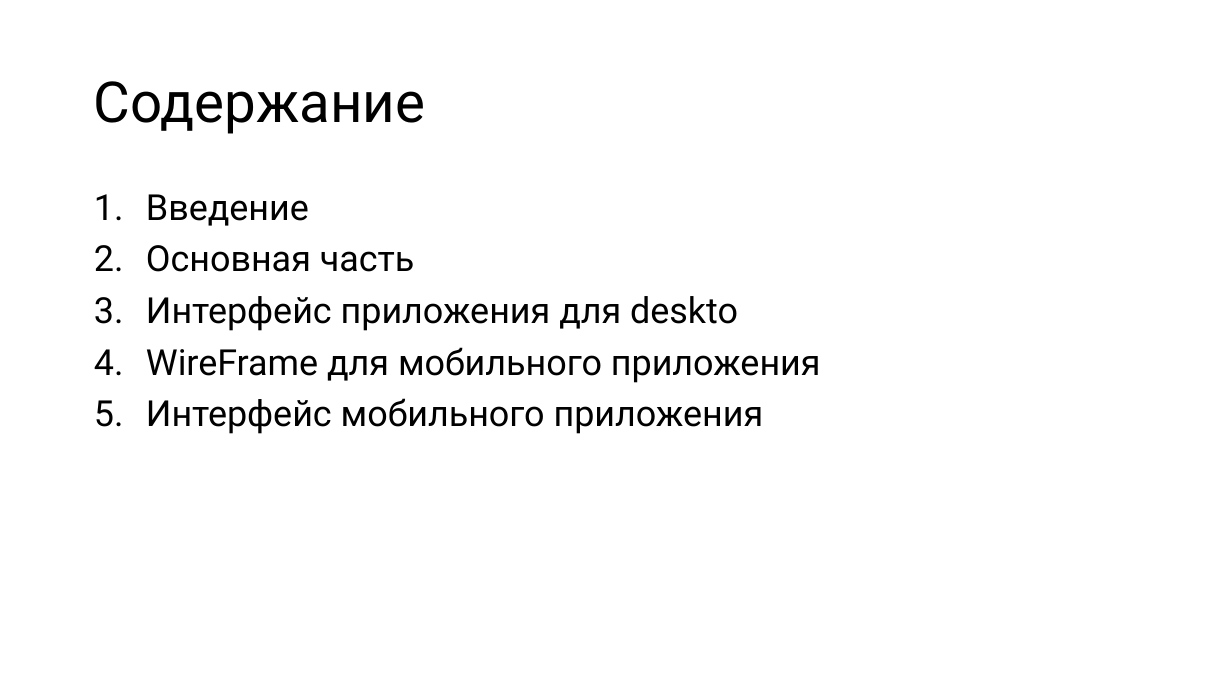
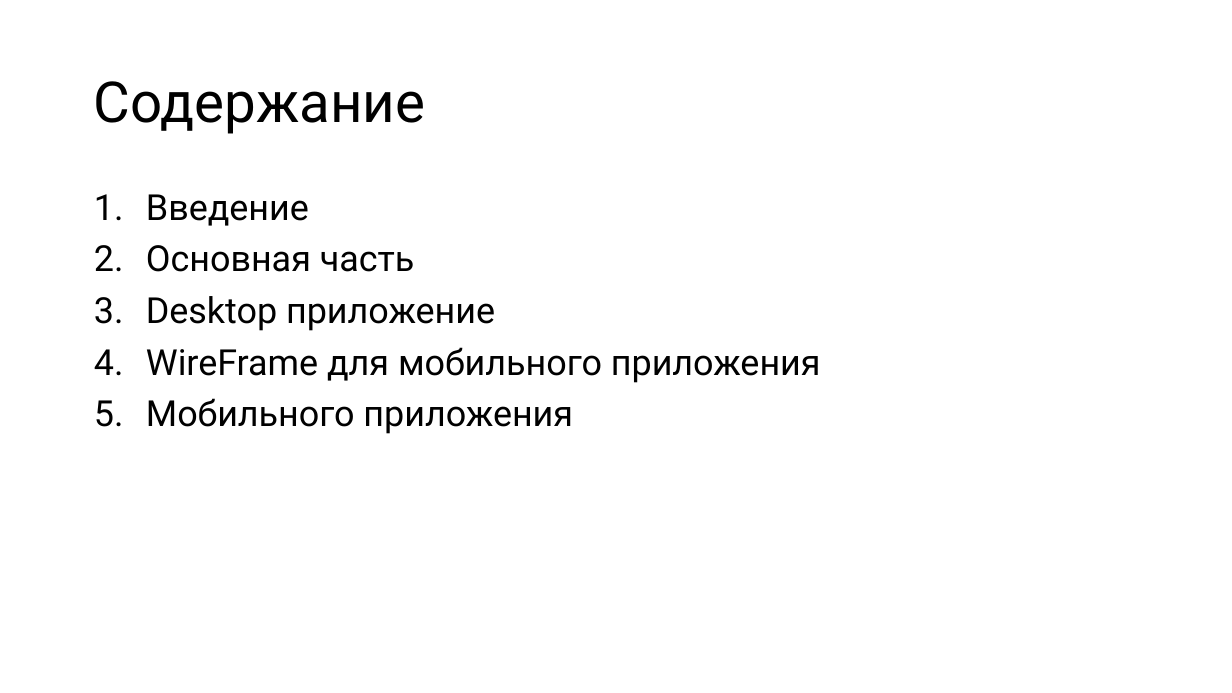
Before and after one commit to wasereter/Practika, a slide deck: slide 2 of Чистяков Василий.pptx. Drawn at 1232x693 pixels with LibreOffice and Linux fonts; fonts in the diff are those of the drawing. Boxes give left, top, right and bottom in pixels: in the first picture for what was removed or moved away, otherwise in the second. Text is boxed around its words. In the diff, an @@ line names an element or a change of style, - is before the commit and + after.

```diff
--- a/Чистяков Василий.pptx
+++ b/Чистяков Василий.pptx
@@ text at <box>146,296,495,331</box>: text changed @@
-3. Интерфейс приложения для deskto
+3. Desktop приложение
@@ text at <box>146,398,573,434</box>: text changed @@
-5. Интерфейс мобильного приложения
+5. Мобильного приложения
```
Also in this commit, not shown: 1 other slide changed.
